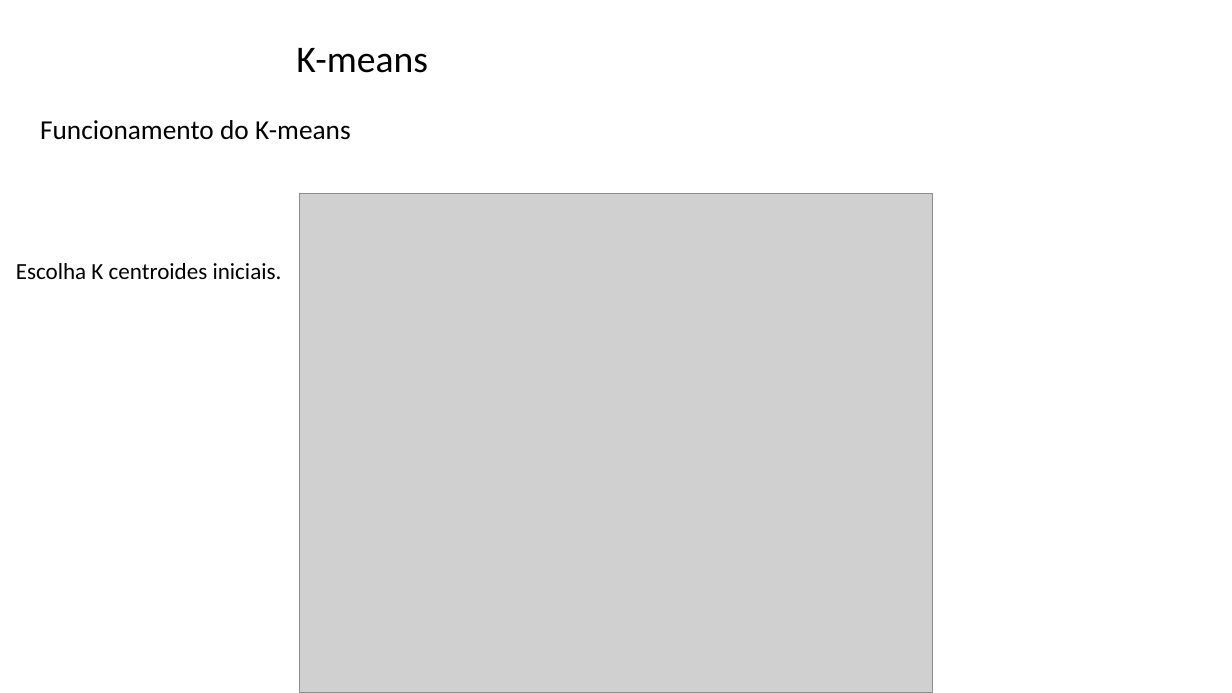
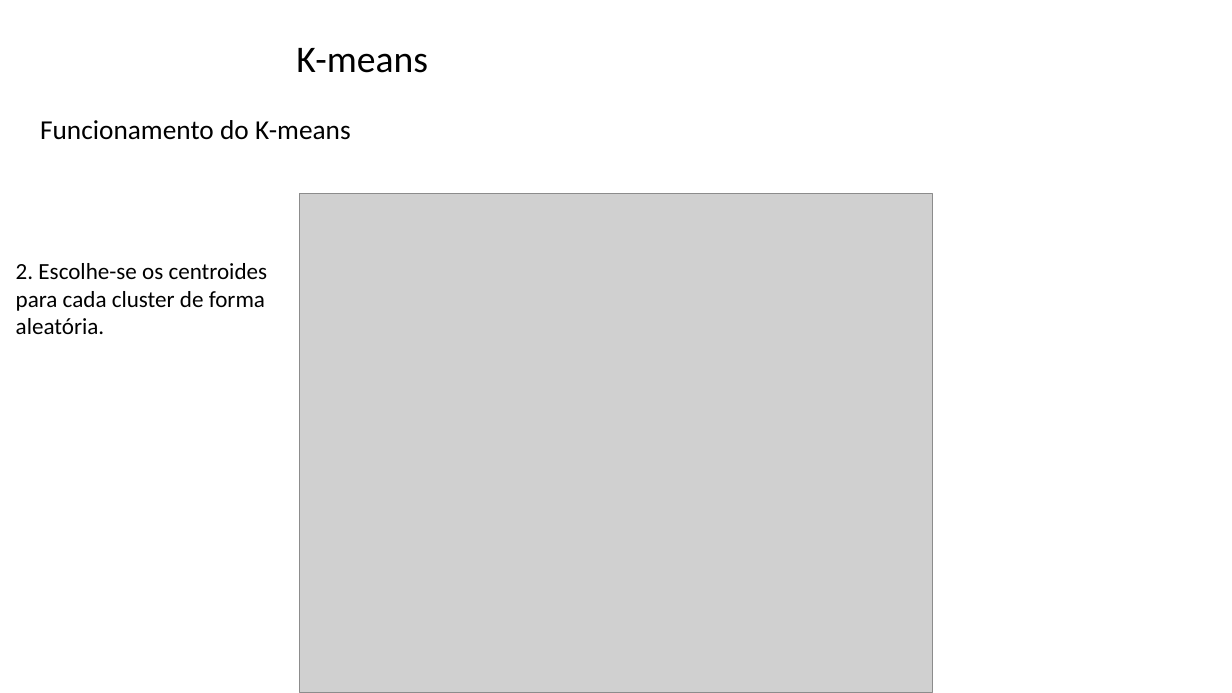
Before and after one commit to zz4fap/tp557-iot-ml, a slide deck: slide 8 of slides/TP557_16_detecção_de_anomalias.pptx. Drawn at 1232x693 pixels with LibreOffice and Linux fonts; fonts in the diff are those of the drawing; grey boxes stand for pictures; background and template pictures are left out. Boxes give left, top, right and bottom in pixels: in the first picture for what was removed or moved away, otherwise in the second. Text is boxed around its words. In the diff, an @@ line names an element or a change of style, - is before the commit and + after.

```diff
--- a/slides/TP557_16_detecção_de_anomalias.pptx
+++ b/slides/TP557_16_detecção_de_anomalias.pptx
@@ text at bbox=[16, 263, 268, 334]: text changed @@
-Escolha K centroides iniciais.
+2. Escolhe-se os centroides para cada cluster de forma aleatória.
```
Also in this commit, not shown: 10 other slides changed, 12 slides removed.
